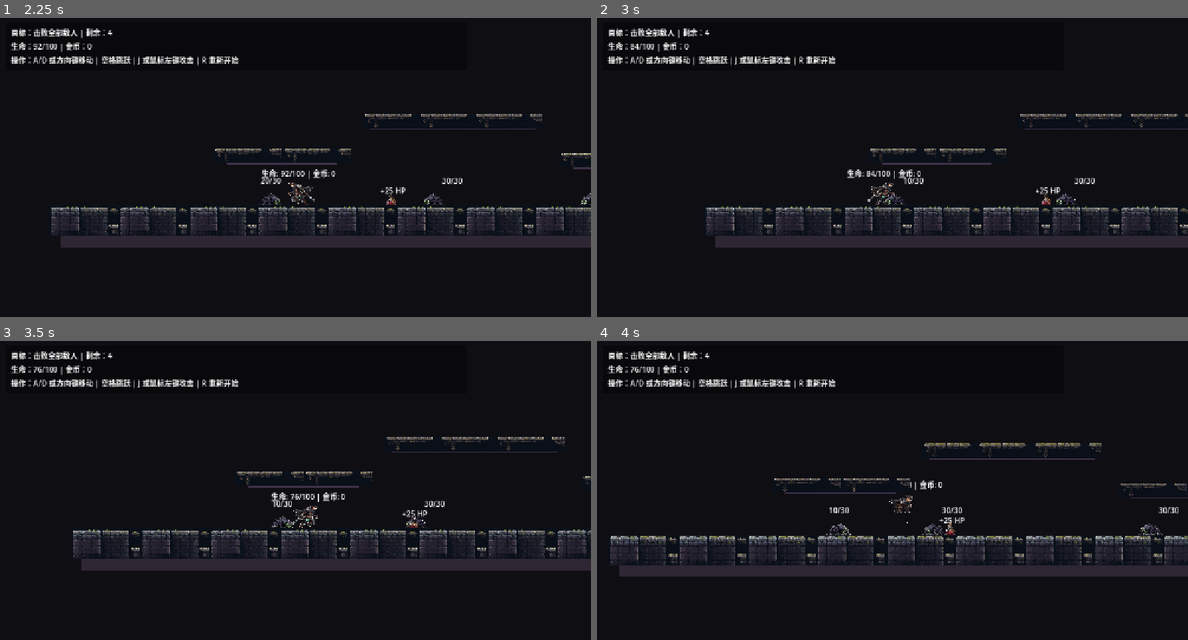
Above: before the commit, frames 1-4 (two rows, left to right).
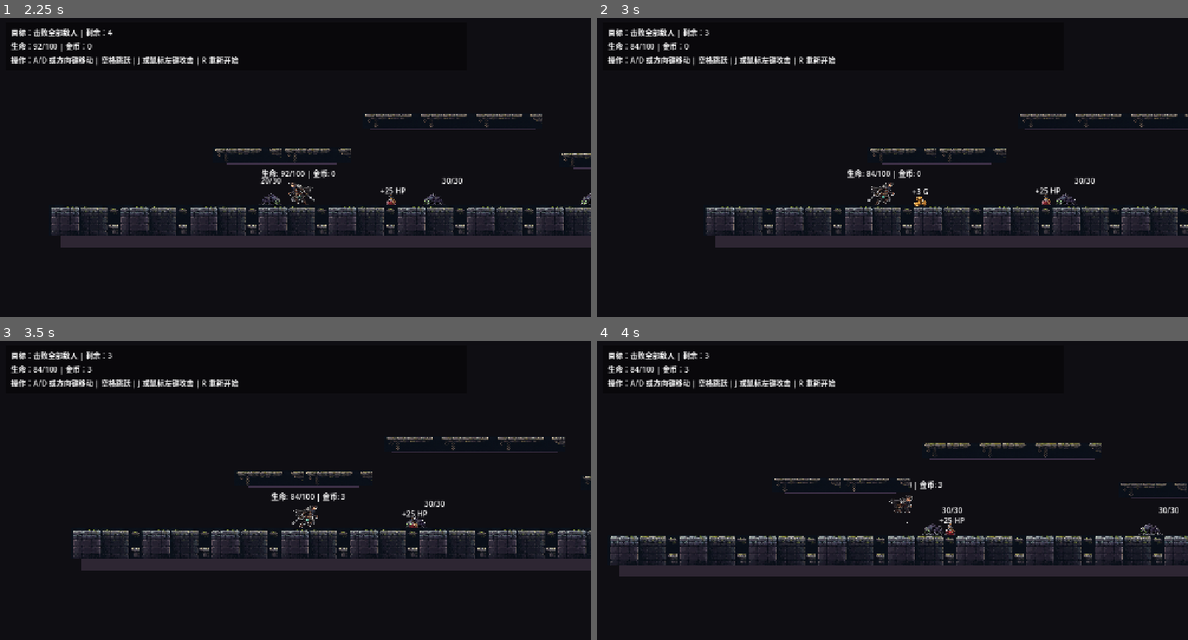
Above: after the commit, the same moments.

Repository: 98longq/relicbound
Game: Godot game, scene res://scenes/levels/test_level.tscn
Same seed, same stepped clock (60 frames per second), same inputs: the game is played once before the commit and once after it.
Inputs (mouse positions are in pixels of both pictures, inside the frame that each line leads up to):
- Up to frame 1 (2.25 s): tap Enter (ui_accept) at 0.5, 0.77, 1.52 s; move the mouse to (425, 167) at 0.52 s; hold R 0.53-1.28 s; hold Right (ui_right) 0.53-2.03 s; click (425, 167) at 0.67 s; move the mouse to (177, 200) at 1.27 s; tap Space at 1.35 s; move the mouse to (354, 110) at 2.02 s; hold Left (ui_left) from 2.03 s (still down); hold J from 2.03 s (still down)
- Up to frame 2 (3 s): move the mouse to (862, 248) at 2.77 s; release Left (ui_left) at 2.78 s; release J at 2.78 s; hold Right (ui_right) from 2.78 s (still down); tap R at 2.85 s; click (862, 248) at 2.92 s
- Up to frame 3 (3.5 s): keep holding Right (ui_right); tap Enter (ui_accept) at 3.02 s
- Up to frame 4 (4 s): keep holding Right (ui_right); move the mouse to (1069, 556) at 3.52 s; hold Space from 3.53 s (still down); tap Enter (ui_accept) at 3.77 s

Frame 1 is identical in both runs. In frame 2, 0.2% of the frame differs, in the area x 18-56%, y 3-63%; in frame 3, 0.2%; in frame 4, 0.2%.

Commit message:
Widen player melee hitbox

Diff:
--- a/scenes/player/player.tscn
+++ b/scenes/player/player.tscn
@@ -30,7 +30,7 @@
 size = Vector2(36, 52)
 
 [sub_resource type="RectangleShape2D" id="RectangleShape2D_attack"]
-size = Vector2(56, 40)
+size = Vector2(124, 64)
 
 [node name="Player" type="CharacterBody2D"]
 collision_layer = 2
@@ -68,7 +68,7 @@
 text = "生命: 100/100 | 金币: 0"
 
 [node name="AttackArea" type="Area2D" parent="."]
-position = Vector2(34, -28)
+position = Vector2(72, -34)
 collision_layer = 0
 collision_mask = 4
 monitoring = false
@@ -79,10 +79,10 @@
 
 [node name="AttackVisual" type="ColorRect" parent="AttackArea"]
 visible = false
-offset_left = -28.0
-offset_top = -20.0
-offset_right = 28.0
-offset_bottom = 20.0
+offset_left = -62.0
+offset_top = -32.0
+offset_right = 62.0
+offset_bottom = 32.0
 color = Color(1, 0.85, 0.25, 0)
 
 [node name="Camera2D" type="Camera2D" parent="."]
